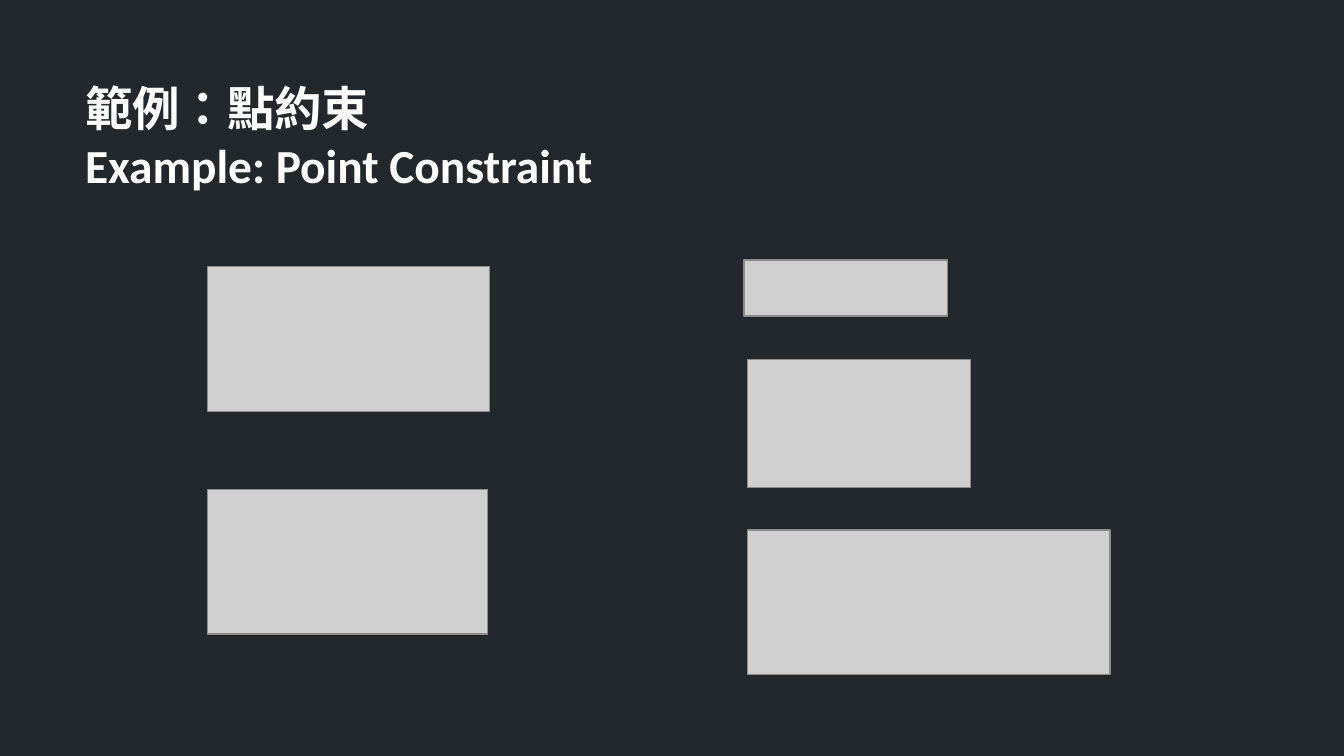
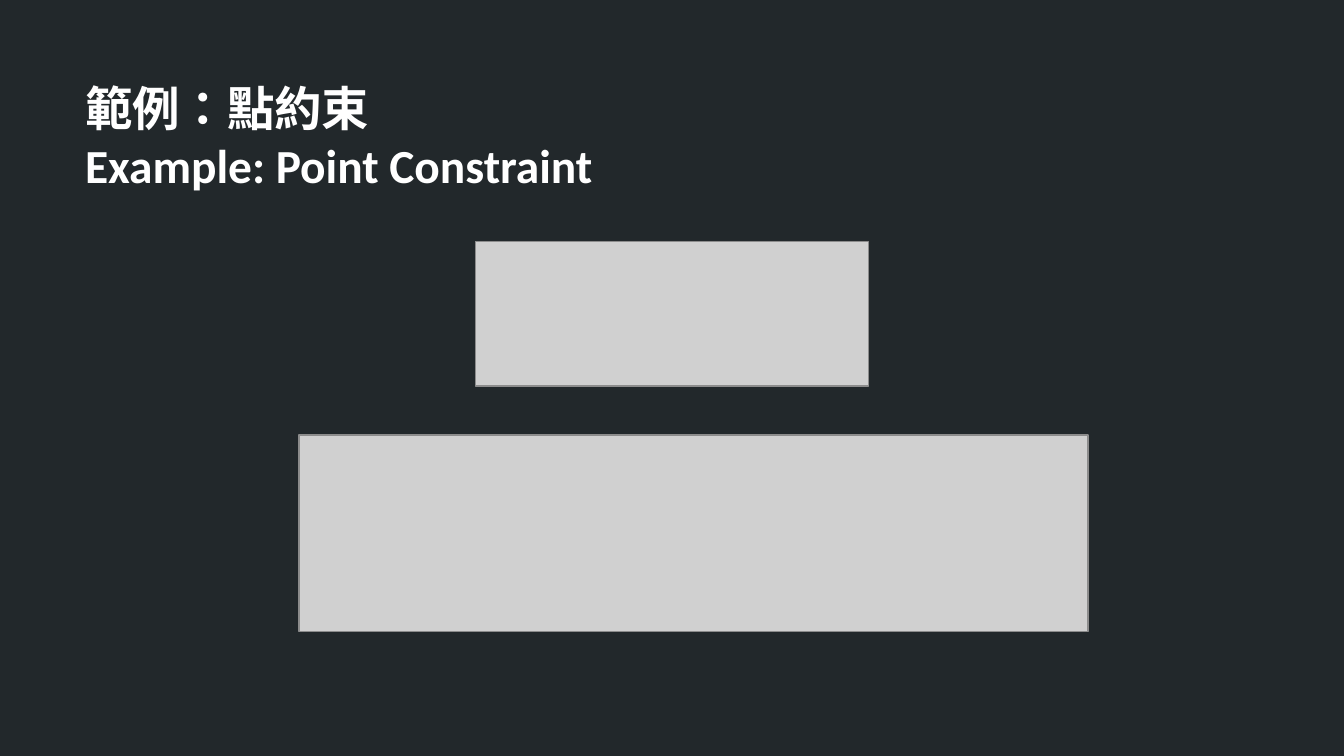
Before and after one commit to TheAllenChou/unity-physics-constraints, a slide deck: slide 16 of slides/physics constraints in games.odp (slide 14 before the commit). Drawn at 1344x756 pixels with LibreOffice and Linux fonts; fonts in the diff are those of the drawing; grey boxes stand for pictures. Boxes give left, top, right and bottom in pixels: in the first picture for what was removed or moved away, otherwise in the second. Text is boxed around its words. In the diff, an @@ line names an element or a change of style, - is before the commit and + after.

```diff
--- a/slides/physics constraints in games.odp
+++ b/slides/physics constraints in games.odp
@@ picture: place and size @@
-picture at [744, 260, 948, 316]
+picture at [476, 241, 868, 387]
@@ picture removed at [748, 360, 971, 488] @@
@@ picture: place and size @@
-picture at [207, 266, 490, 411]
+picture at [299, 435, 1088, 632]
@@ picture removed at [207, 489, 488, 634] @@
@@ picture removed at [748, 531, 1110, 676] @@
```
Also in this commit, not shown: 5 other slides changed, 2 slides added, 20 other files.
